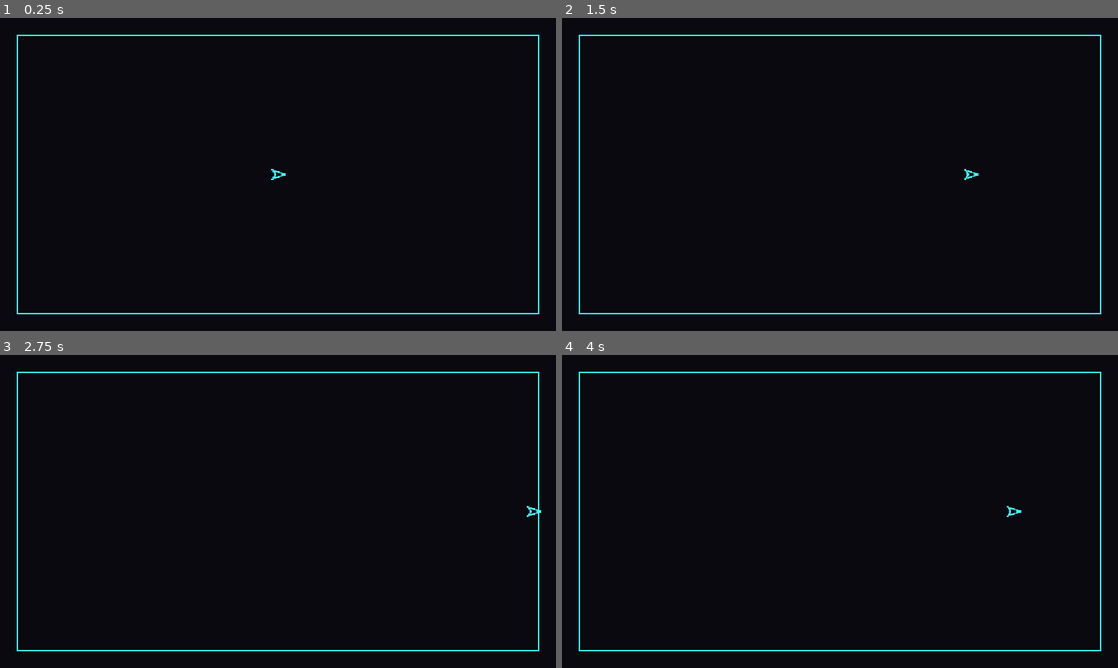
Above: before the commit, frames 1-4 (two rows, left to right).
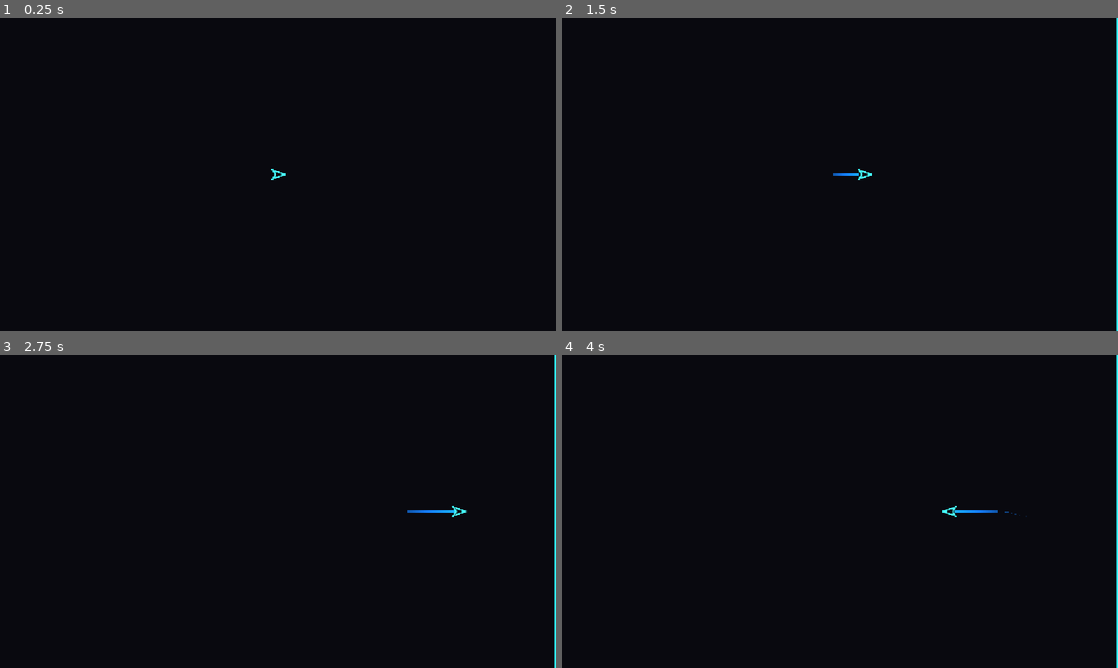
Above: after the commit, the same moments.

Repository: Rudoludo/Geometry-Tubbu
Game: Godot game, scene res://main.tscn
Same seed, same stepped clock (60 frames per second), same inputs: the game is played once before the commit and once after it.
Inputs (mouse positions are in pixels of both pictures, inside the frame that each line leads up to):
- Up to frame 1 (0.25 s): no input
- Up to frame 2 (1.5 s): tap Enter at 0.5 s; move the mouse to (962, 158) at 0.52 s; hold D (move_right) 0.53-1.25 s; tap Space (dash) at 0.6 s; click (962, 158) at 0.67 s; drag from (728, 190) to (812, 237) at 1.27 s
- Up to frame 3 (2.75 s): tap Space (dash) at 2, 2.3 s; move the mouse to (333, 442) at 2.02 s; hold D (move_right) from 2.03 s (still down); hold Shift from 2.03 s (still down)
- Up to frame 4 (4 s): release D (move_right) at 2.75 s; release Shift at 2.75 s; drag from (812, 574) to (673, 464) at 2.77 s; tap Enter at 3.5 s; move the mouse to (1006, 558) at 3.52 s; hold A (move_left) from 3.53 s (still down); tap Ctrl at 3.6 s; tap Space (dash) at 3.8 s

The runs differ from the first frame. In frame 1, 1.3% of the frame differs, in the area x 3-97%, y 5-95%; in frame 2, 1.8%; in frame 3, 1.8%; in frame 4, 1.8%, in the area x 3-100%, y 0-100%.

Commit message:
CP 1.1: movement & arena feel
Real Tubbu movement (accel/friction, heading + skew banking toward travel),
soft slide-no-snag wall collision, and a SkinResource-driven wireframe body +
engine trail. New game/arena/: Arena (rect bounds, neon walls, pure
slide_inside containment) and ArenaCamera (smoothed follow + velocity lead,
arena-clamped, game-owned for co-op). Game wires arena + camera + player.

Tests 17/17 (added test_arena: inside/slide/corner/radius). Build + tests
complete; Ludo's 2-min flying playtest still pending to close the checkpoint.

Co-Authored-By: Claude Opus 4.8 <noreply@anthropic.com>

Diff:
--- /dev/null
+++ b/game/arena/arena.gd
@@ -0,0 +1,44 @@
+class_name Arena
+extends Node2D
+## Bounded play space, centred on this node's origin.
+##
+## CP 1.1: a rect arena with neon walls (colour from the active PaletteResource)
+## and soft — slide, never bounce — wall collision. CP 3.4 adds circle/oval
+## shapes; each shape owns its own containment math, so [method slide_inside]
+## lives here next to its siblings-to-be rather than in the player.
+
+## Full arena extent; bounds are centred so the player spawns at world origin.
+@export var size := Vector2(2000.0, 1300.0)
+
+## Injected by Game so a real art pass is a .tres swap (asset rule, PLAN.md).
+var palette: PaletteResource
+
+
+func bounds() -> Rect2:
+	return Rect2(-size * 0.5, size)
+
+
+func _draw() -> void:
+	if palette == null:
+		return
+	var r := bounds()
+	# Double line: a bright inner edge over a dimmer outer one reads as a neon
+	# tube once the HDR bloom (CP 1.6) is on, and is legible before then.
+	draw_rect(r, palette.arena_wall_color, false, 3.0, true)
+	draw_rect(r.grow(-4.0), palette.arena_wall_color * 0.45, false, 1.5, true)
+
+
+## Keep a circle of `radius` inside `bounds_rect`, sliding along any wall it
+## meets: clamp the centre per-axis, then cancel the velocity component pushing
+## into a wall that was hit. Cancelling only the blocked axis preserves the
+## tangential component, so the ship slides — and zeroing it stops the ship
+## fighting the wall, which is what removes the snag. Pure; unit tested.
+static func slide_inside(
+		bounds_rect: Rect2, pos: Vector2, vel: Vector2, radius: float) -> Dictionary:
+	var inner := bounds_rect.grow(-radius)
+	var clamped := pos.clamp(inner.position, inner.end)
+	if clamped.x != pos.x:
+		vel.x = 0.0
+	if clamped.y != pos.y:
+		vel.y = 0.0
+	return {"position": clamped, "velocity": vel}
--- /dev/null
+++ b/game/arena/arena_camera.gd
@@ -0,0 +1,41 @@
+class_name ArenaCamera
+extends Camera2D
+## Arena-clamped follow camera: a subtly smoothed follow with a small velocity
+## lead so the view drifts toward where you're heading.
+##
+## Co-op note (PLAN.md): the camera is owned by the arena/game and accepts N
+## players — v1 follows player 0, framing several (centroid + zoom-to-fit) is the
+## co-op extension. It is never a child of a player (that would inherit the
+## ship's heading/banking and spin the world).
+
+## How far ahead the camera looks, expressed as seconds of travel — decoupled
+## from the player's top speed so tuning either stays independent.
+const LEAD_TIME := 0.16
+const MAX_LEAD := 150.0
+## Position smoothing speed; low enough to feel like a follow, not a snap.
+const FOLLOW_SMOOTH := 6.0
+
+var target: Node2D
+
+
+func _ready() -> void:
+	ignore_rotation = true
+	position_smoothing_enabled = true
+	position_smoothing_speed = FOLLOW_SMOOTH
+
+
+## Pin the view inside the arena so walls never reveal the void beyond them.
+func setup_limits(bounds: Rect2) -> void:
+	limit_left = int(bounds.position.x)
+	limit_top = int(bounds.position.y)
+	limit_right = int(bounds.end.x)
+	limit_bottom = int(bounds.end.y)
+
+
+func _process(_delta: float) -> void:
+	if target == null:
+		return
+	var lead := Vector2.ZERO
+	if "velocity" in target:
+		lead = (target.velocity * LEAD_TIME).limit_length(MAX_LEAD)
+	global_position = target.global_position + lead
--- a/game/game.gd
+++ b/game/game.gd
@@ -1,23 +1,36 @@
 extends Node2D
-## Game scene shell (CP 0.2): a placeholder rect arena and player 0 with a
-## bound PlayerInput — proves the input/skin/palette spine end-to-end.
-## CP 1.1 makes the arena real; CP 2.1 puts the run state machine above this.
+## Game scene shell.
+##
+## CP 1.1: a real bounded arena with neon walls, player 0 flying with the
+## acceleration/friction model, and an arena-clamped follow camera. CP 2.1 puts
+## the run state machine above this.
 
 const TUBBU_SCENE: PackedScene = preload("res://game/player/tubbu.tscn")
 const DEFAULT_SKIN: SkinResource = preload("res://assets/skins/default_skin.tres")
 const PALETTE: PaletteResource = preload("res://assets/palettes/default_palette.tres")
 
-## Placeholder: viewport-sized with a margin. CP 1.1 owns real arena bounds.
-const ARENA_RECT := Rect2(40, 40, 1200, 640)
+var arena: Arena
+var camera: ArenaCamera
 
 
 func _ready() -> void:
-	_spawn_player(0)
+	arena = Arena.new()
+	arena.palette = PALETTE
+	add_child(arena)
+
+	var player := _spawn_player(0)
+
+	# Camera is arena-owned and follows player 0 (co-op frames N players later).
+	camera = ArenaCamera.new()
+	camera.target = player
+	camera.setup_limits(arena.bounds())
+	add_child(camera)
+	camera.make_current()
 
 
 ## Co-op rule: players are spawned and addressed by index. Nothing here is
 ## player-0-specific except the device choice below.
-func _spawn_player(player_index: int) -> void:
+func _spawn_player(player_index: int) -> Tubbu:
 	var tubbu: Tubbu = TUBBU_SCENE.instantiate()
 	tubbu.player_index = player_index
 	# kb+m binding. The move/dash actions also carry device -1 joypad events
@@ -25,11 +38,8 @@
 	# too; true per-device assignment is the co-op feature, not v1.
 	tubbu.input = PlayerInput.for_keyboard_mouse()
 	tubbu.skin = DEFAULT_SKIN
-	tubbu.move_bounds = ARENA_RECT.grow(-12.0)
-	tubbu.position = ARENA_RECT.get_center()
+	tubbu.move_bounds = arena.bounds()
+	tubbu.position = arena.bounds().get_center()
 	add_child(tubbu)
 	EventBus.player_spawned.emit(player_index)
-
-
-func _draw() -> void:
-	draw_rect(ARENA_RECT, PALETTE.arena_wall_color, false, 2.0)
+	return tubbu
--- a/game/player/tubbu.gd
+++ b/game/player/tubbu.gd
@@ -1,29 +1,119 @@
 class_name Tubbu
 extends Node2D
-## Player ship. CP 0.2 shell: wireframe body drawn from SkinResource, crude
-## translation so the input spine is provable end-to-end. CP 1.1 replaces the
-## movement with the real acceleration/friction model and soft wall collision.
+## Player ship.
+##
+## CP 1.1: acceleration/friction movement, heading + banking toward travel, soft
+## (slide) wall collision, and a wireframe body + engine trail drawn entirely
+## from the SkinResource. CP 1.2 switches facing from the travel direction to the
+## aim vector and adds autofire; CP 1.3 adds the dash.
 
-const PLACEHOLDER_SPEED := 420.0  # px/s, throwaway until CP 1.1 tuning
+# --- Movement tuning ------------------------------------------------------
+# One place on purpose (PLAN.md). CP 1.8 lifts these into a debug panel for the
+# feel-gate tuning session; until then, edit here.
+const MAX_SPEED := 560.0          ## px/s top speed
+const ACCELERATION := 4200.0      ## px/s^2 toward the input target velocity
+const FRICTION := 3000.0          ## px/s^2 toward rest when there's no input
+const TURN_SPEED := 13.0          ## rad/s the heading slews toward travel dir
+const HEADING_MIN_SPEED := 25.0   ## px/s below which heading is held (no spin)
+const BANK_FROM_TURN := 0.05      ## skew (rad) per rad/s of turn rate
+const BANK_MAX := 0.28            ## rad cap on the lean
+const BANK_RESPONSE := 8.0        ## skew slew speed
+const COLLISION_RADIUS := 16.0    ## body half-extent, for wall containment
+
+# --- Engine trail ---------------------------------------------------------
+# Feel/shape consts live here; the trail's colour comes from the skin layer.
+const TRAIL_MAX_POINTS := 22
+const TRAIL_REAR_OFFSET := 12.0   ## px the trail emits behind the ship centre
+const TRAIL_WIDTH := 6.0
 
 var player_index := 0
 var input: PlayerInput
+var velocity := Vector2.ZERO
+
 var skin: SkinResource:
 	set(value):
 		skin = value
+		_apply_skin()
 		queue_redraw()
 
-## Crude keep-inside bound; real soft wall collision lands in CP 1.1.
+## Full arena rect this ship is contained within (radius handled internally).
 var move_bounds := Rect2()
+
+var _trail: Line2D
+
+
+func _ready() -> void:
+	_trail = Line2D.new()
+	_trail.top_level = true  # points are world-space, free of the ship transform
+	_trail.z_index = -1      # behind the body
+	_trail.width = TRAIL_WIDTH
+	_trail.joint_mode = Line2D.LINE_JOINT_ROUND
+	_trail.begin_cap_mode = Line2D.LINE_CAP_ROUND
+	_trail.end_cap_mode = Line2D.LINE_CAP_ROUND
+	add_child(_trail)
+	_apply_skin()
 
 
 func _process(delta: float) -> void:
 	if input == null:
 		return
 	input.update()
-	position += input.get_move_vector() * PLACEHOLDER_SPEED * delta
+	_move(delta)
+	_update_heading(delta)
+	_update_trail()
+
+
+func _move(delta: float) -> void:
+	var move := input.get_move_vector()
+	if move == Vector2.ZERO:
+		velocity = velocity.move_toward(Vector2.ZERO, FRICTION * delta)
+	else:
+		velocity = velocity.move_toward(move * MAX_SPEED, ACCELERATION * delta)
+	position += velocity * delta
 	if move_bounds.has_area():
-		position = position.clamp(move_bounds.position, move_bounds.end)
+		var resolved := Arena.slide_inside(
+			move_bounds, position, velocity, COLLISION_RADIUS)
+		position = resolved["position"]
+		velocity = resolved["velocity"]
+
+
+func _update_heading(delta: float) -> void:
+	# Face the way we're travelling (CP 1.2 will face the aim vector instead).
+	if velocity.length() > HEADING_MIN_SPEED:
+		var diff := wrapf(velocity.angle() - rotation, -PI, PI)
+		var step := TURN_SPEED * delta
+		var prev := rotation
+		rotation += clampf(diff, -step, step)
+		# Bank into the turn, proportional to how fast the heading is changing.
+		var turn_rate := wrapf(rotation - prev, -PI, PI) / delta
+		var target_skew := clampf(-turn_rate * BANK_FROM_TURN, -BANK_MAX, BANK_MAX)
+		skew = lerpf(skew, target_skew, minf(BANK_RESPONSE * delta, 1.0))
+	else:
+		skew = lerpf(skew, 0.0, minf(BANK_RESPONSE * delta, 1.0))
+
+
+func _update_trail() -> void:
+	if _trail == null:
+		return
+	# Emit from the ship's rear so the trail reads as engine wash. When idle the
+	# points pile on one spot and the trail collapses to a dot — fades for free.
+	var rear := global_position - Vector2.RIGHT.rotated(rotation) * TRAIL_REAR_OFFSET
+	_trail.add_point(rear, 0)
+	while _trail.get_point_count() > TRAIL_MAX_POINTS:
+		_trail.remove_point(_trail.get_point_count() - 1)
+
+
+func _apply_skin() -> void:
+	if _trail == null or skin == null:
+		return
+	var grad := Gradient.new()
+	grad.set_color(0, skin.trail_color)                 # newest point: full
+	grad.set_color(1, Color(skin.trail_color, 0.0))     # tail: faded out
+	_trail.gradient = grad
+	var taper := Curve.new()
+	taper.add_point(Vector2(0.0, 1.0))                  # newest: full width
+	taper.add_point(Vector2(1.0, 0.0))                  # tail: pinched to a point
+	_trail.width_curve = taper
 
 
 func _draw() -> void:
--- /dev/null
+++ b/tests/test_arena.gd
@@ -0,0 +1,36 @@
+extends GutTest
+## Arena (CP 1.1): soft wall containment math. Pure logic only per testing rules
+## (feel is untested) — the guarantee here is "slides along walls, never snags".
+
+# Usable inner edge after the radius inset is grow(-10) -> [-90 .. 90] each axis.
+const BOUNDS := Rect2(-100.0, -100.0, 200.0, 200.0)
+const R := 10.0
+
+
+func test_inside_is_left_alone() -> void:
+	var out := Arena.slide_inside(BOUNDS, Vector2(0, 0), Vector2(50, -30), R)
+	assert_eq(out["position"], Vector2(0, 0))
+	assert_eq(out["velocity"], Vector2(50, -30))
+
+
+func test_wall_clamps_and_slides() -> void:
+	# Driven past the right wall: x pins to the inner edge and the into-wall
+	# x-velocity cancels, but the along-wall y-velocity survives -> slide.
+	var out := Arena.slide_inside(BOUNDS, Vector2(200, 20), Vector2(300, 80), R)
+	assert_almost_eq(out["position"].x, 90.0, 0.001)
+	assert_eq(out["position"].y, 20.0, "along-wall axis is not clamped")
+	assert_eq(out["velocity"].x, 0.0, "into-wall velocity cancelled (no snag)")
+	assert_eq(out["velocity"].y, 80.0, "along-wall velocity preserved (slide)")
+
+
+func test_corner_cancels_both_axes() -> void:
+	var out := Arena.slide_inside(BOUNDS, Vector2(500, -500), Vector2(120, -90), R)
+	assert_almost_eq(out["position"].x, 90.0, 0.001)
+	assert_almost_eq(out["position"].y, -90.0, 0.001)
+	assert_eq(out["velocity"], Vector2.ZERO)
+
+
+func test_radius_keeps_the_body_off_the_wall() -> void:
+	# A larger radius pulls the containment line further inward.
+	var out := Arena.slide_inside(BOUNDS, Vector2(200, 0), Vector2.ZERO, 40.0)
+	assert_almost_eq(out["position"].x, 60.0, 0.001)  # 100 - 40
Not shown, added: game/arena/arena.gd.uid
Not shown, added: game/arena/arena_camera.gd.uid
Not shown, added: tests/test_arena.gd.uid
Not shown, changed: PLAN.md
